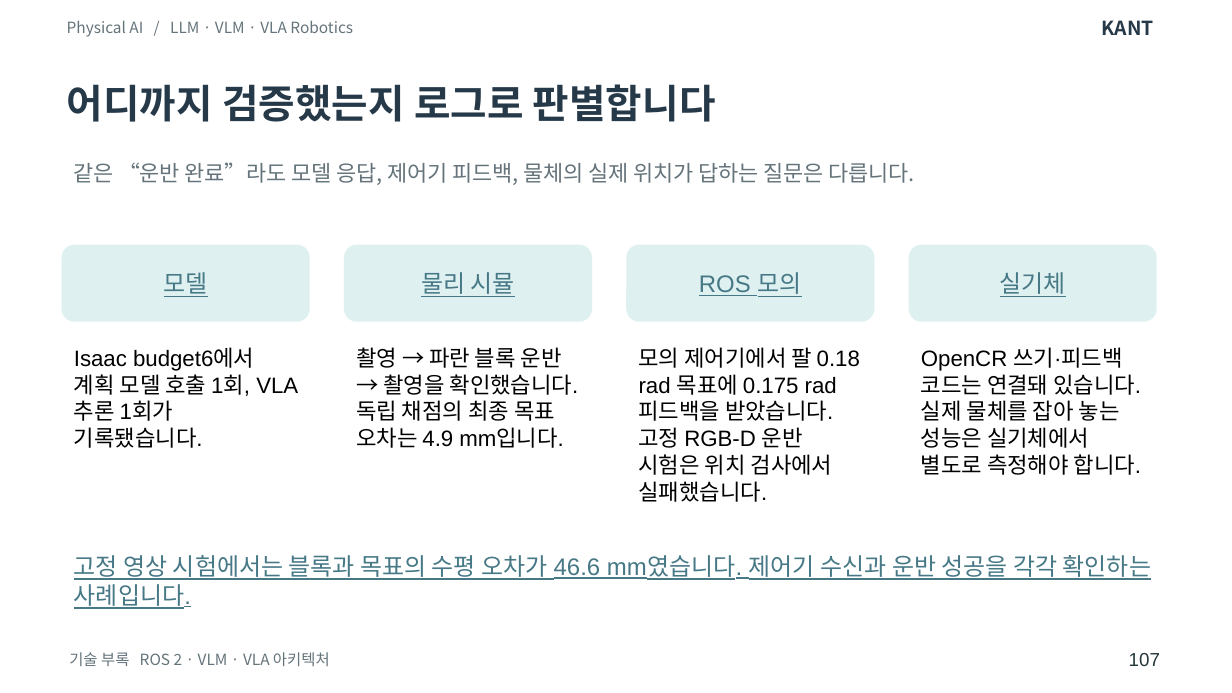
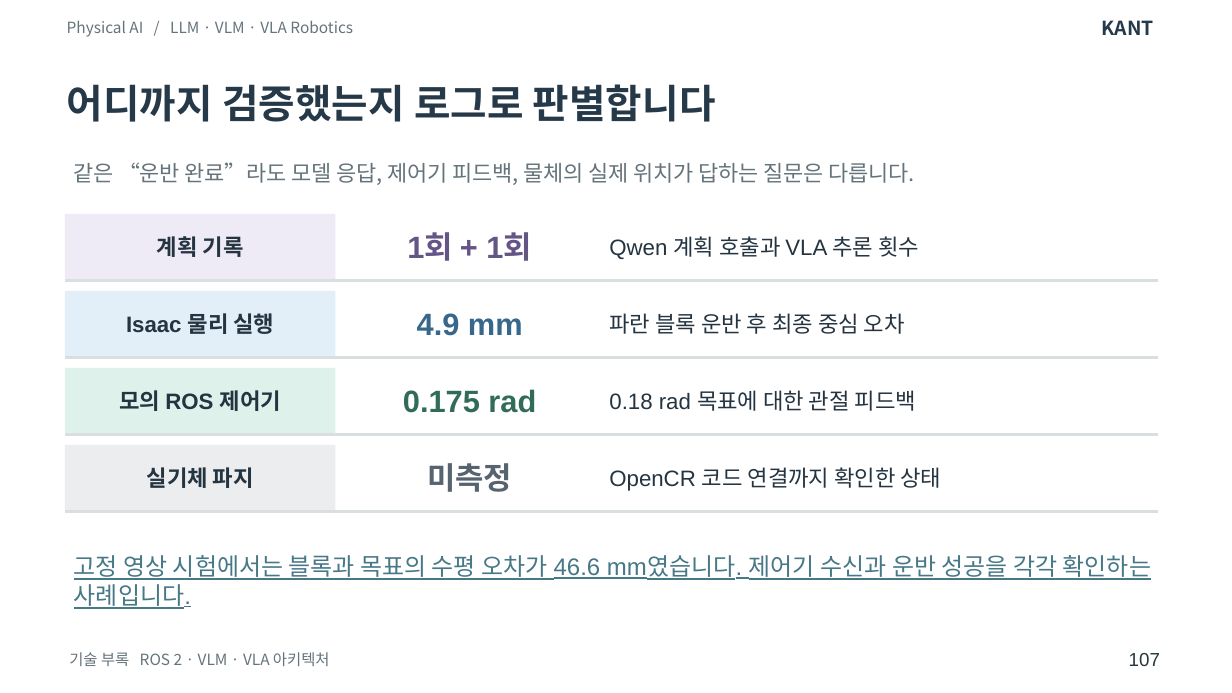
Before and after one commit to SpartaPA/waffle-mpx-lyrical, a slide deck: slide 107 of lessons/14-18/lessons-14-18.pptx. Drawn at 1232x693 pixels with LibreOffice and Linux fonts; fonts in the diff are those of the drawing. Boxes give left, top, right and bottom in pixels: in the first picture for what was removed or moved away, otherwise in the second. Text is boxed around its words. In the diff, an @@ line names an element or a change of style, - is before the commit and + after.

Commit message:
센서 시간축과 모델 결합도, 실행 경로 비교를 각각 다른 도식으로 정리했습니다

```diff
--- a/lessons/14-18/lessons-14-18.pptx
+++ b/lessons/14-18/lessons-14-18.pptx
@@ rectangle added at [65, 214, 335, 280], fill #EEEAF6, 13 pt, text #253441, bold @@
+계획 기록
@@ text added at [407, 234, 531, 261], 18 pt, text #655486, bold @@
+1회 + 1회
@@ text added at [609, 236, 919, 259], 13 pt, text #253441 @@
+Qwen 계획 호출과 VLA 추론 횟수
@@ rounded rectangle removed at [62, 245, 309, 322] @@
-모델
@@ rounded rectangle removed at [344, 245, 591, 322] @@
-물리 시뮬
@@ rounded rectangle removed at [626, 245, 873, 322] @@
-ROS 모의
@@ rounded rectangle removed at [909, 245, 1157, 322] @@
-실기체
@@ line added from (65, 281) to (1158, 281), #D9DEE1 1.7 pt @@
@@ rectangle added at [65, 291, 335, 356], fill #E2EEF8, 13 pt, text #253441, bold @@
+Isaac 물리 실행
@@ text added at [417, 313, 523, 336], 18 pt, text #38678C, bold @@
+4.9 mm
@@ text added at [609, 313, 905, 334], 13 pt, text #253441 @@
+파란 블록 운반 후 최종 중심 오차
@@ line added from (65, 357) to (1158, 357), #D9DEE1 1.7 pt @@
@@ text removed at [74, 348, 298, 448] @@
-Isaac budget6에서 계획 모델 호출 1회, VLA 추론 1회가 기록됐습니다.
@@ text removed at [356, 347, 579, 448] @@
-촬영 → 파란 블록 운반 → 촬영을 확인했습니다. 독립 채점의 최종 목표 오차는 4.9 mm입니다.
@@ text removed at [639, 347, 860, 502] @@
-모의 제어기에서 팔 0.18 rad 목표에 0.175 rad 피드백을 받았습니다. 고정 RGB-D 운반 시험은 위치 검사에서 실패했습니다.
@@ text removed at [921, 347, 1141, 475] @@
-OpenCR 쓰기·피드백 코드는 연결돼 있습니다. 실제 물체를 잡아 놓는 성능은 실기체에서 별도로 측정해야 합니다.
@@ rectangle added at [65, 368, 335, 434], fill #DFF1EB, 13 pt, text #253441, bold @@
+모의 ROS 제어기
@@ text added at [403, 389, 536, 413], 18 pt, text #316C58, bold @@
+0.175 rad
@@ text added at [609, 390, 916, 411], 13 pt, text #253441 @@
+0.18 rad 목표에 대한 관절 피드백
@@ line added from (65, 435) to (1158, 435), #D9DEE1 1.7 pt @@
@@ rectangle added at [65, 445, 335, 510], fill #EBEDEF, 13 pt, text #253441, bold @@
+실기체 파지
@@ text added at [427, 463, 512, 492], 18 pt, text #57636F, bold @@
+미측정
@@ text added at [609, 467, 941, 491], 13 pt, text #253441 @@
+OpenCR 코드 연결까지 확인한 상태
@@ line added from (65, 511) to (1158, 511), #D9DEE1 1.7 pt @@
```
Also in this commit, not shown: 17 other slides changed.
